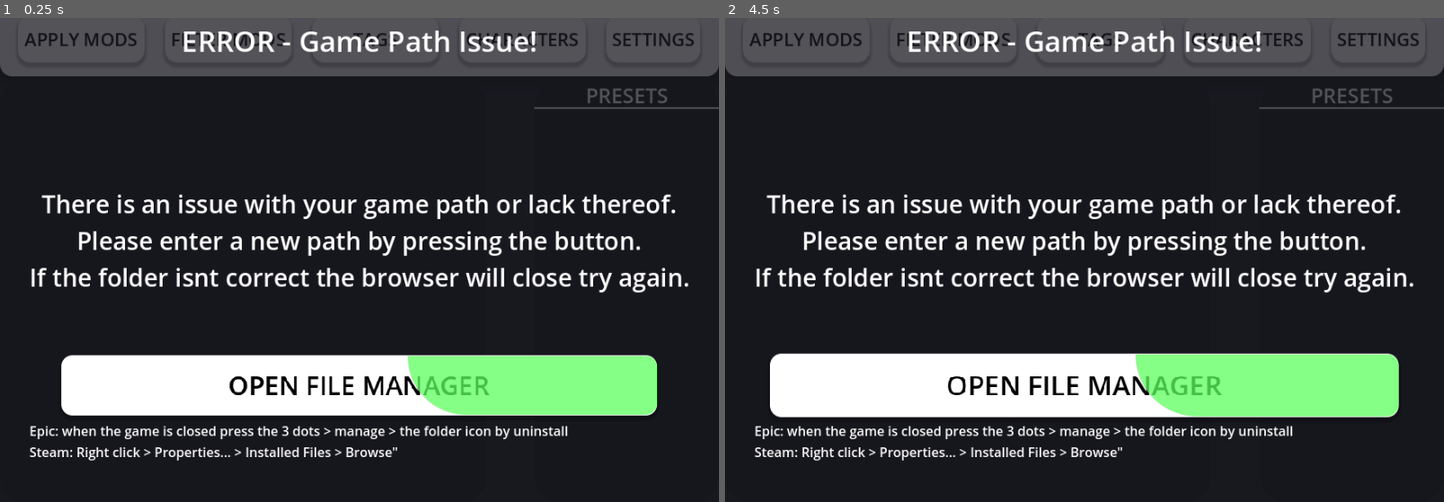
Above: before the commit, frames 1-2 (left to right).
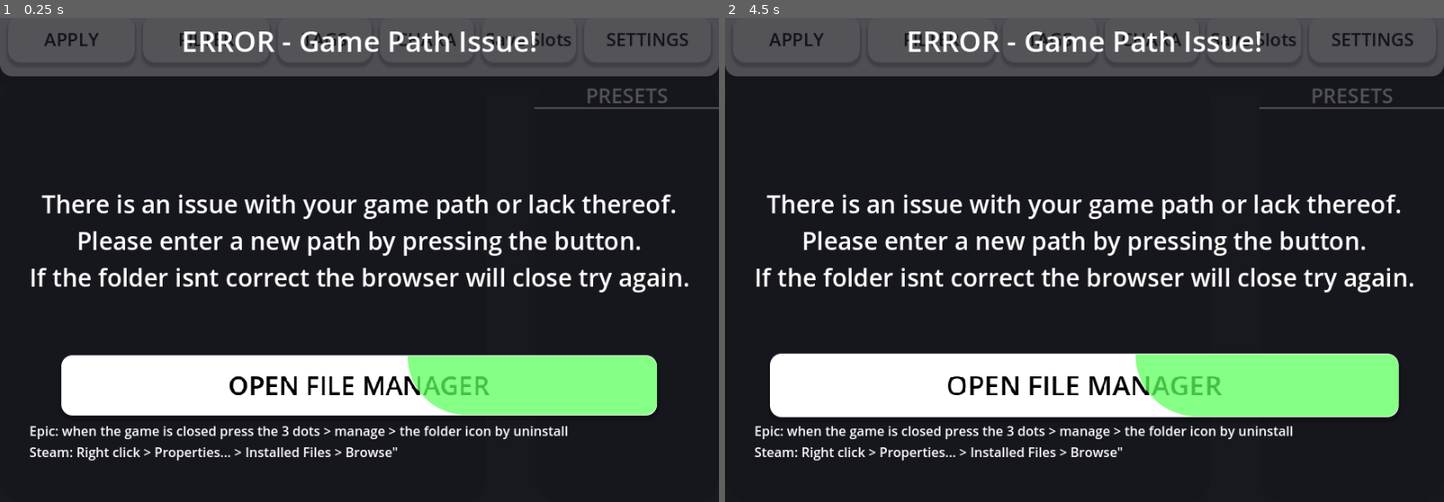
Above: after the commit, the same moments.

Repository: AaaaaaICO/DUMH-Mod-Manager
Game: Godot game, scene res://Scenes/Main_Window/Main_Window.tscn
The game is run twice, just before and just after one commit, with the same random seed, the same clock (stepped at 60 frames per second) and the same inputs.
Inputs (mouse positions are in pixels of both pictures, inside the frame that each line leads up to):
- Up to frame 1 (0.25 s): no input
- Up to frame 2 (4.5 s): click "APPLY MODS" (after the commit: "APPLY") at 0.5 s; click "FILTER MODS" (after the commit: "FILTER") at 1.25 s; click "CHARACTERS" (after the commit: "CHARA") at 2 s; click (1257, 37) at 2.75 s, where only the run after the commit has a clickable "Save Slots"; click "TAGS" at 3.5 s; click "OPEN FILE MANAGER" at 4.25 s

The runs differ from the first frame. In frame 1, 0.8% of the frame differs, in the area x 3-97%, y 3-6%; in frame 2, 0.8%.

Commit message:
1.1.4-beta

Diff:
--- a/Scenes/Main_Window/Main_Window.tscn
+++ b/Scenes/Main_Window/Main_Window.tscn
@@ -335,7 +335,7 @@
 
 [node name="HBoxContainer" type="HBoxContainer" parent="VBC MAIN/PC_Header/MarginContainer"]
 layout_mode = 2
-theme_override_constants/separation = 25
+theme_override_constants/separation = 10
 alignment = 1
 
 [node name="BTN_APPLY_MODS" type="Button" parent="VBC MAIN/PC_Header/MarginContainer/HBoxContainer"]
@@ -354,7 +354,7 @@
 theme_override_styles/hover = ExtResource("2_2qig7")
 theme_override_styles/pressed = ExtResource("3_xmw14")
 theme_override_styles/normal = SubResource("StyleBoxFlat_0bcr5")
-text = "APPLY MODS"
+text = "APPLY"
 
 [node name="BTN_FILTER_MODS" type="Button" parent="VBC MAIN/PC_Header/MarginContainer/HBoxContainer"]
 custom_minimum_size = Vector2(155, 57)
@@ -372,10 +372,10 @@
 theme_override_styles/hover = ExtResource("2_2qig7")
 theme_override_styles/pressed = ExtResource("3_xmw14")
 theme_override_styles/normal = SubResource("StyleBoxFlat_0bcr5")
-text = "FILTER MODS"
+text = "FILTER"
 
 [node name="BTN_TAGS" type="Button" parent="VBC MAIN/PC_Header/MarginContainer/HBoxContainer"]
-custom_minimum_size = Vector2(155, 57)
+custom_minimum_size = Vector2(115, 57)
 layout_mode = 2
 size_flags_vertical = 4
 theme_override_colors/font_disabled_color = Color(0, 0, 0, 1)
@@ -393,7 +393,7 @@
 text = "TAGS"
 
 [node name="BTN_CHARACTERS" type="Button" parent="VBC MAIN/PC_Header/MarginContainer/HBoxContainer"]
-custom_minimum_size = Vector2(155, 57)
+custom_minimum_size = Vector2(115, 57)
 layout_mode = 2
 size_flags_vertical = 4
 theme_override_colors/font_disabled_color = Color(0, 0, 0, 1)
@@ -408,10 +408,29 @@
 theme_override_styles/hover = ExtResource("2_2qig7")
 theme_override_styles/pressed = ExtResource("3_xmw14")
 theme_override_styles/normal = SubResource("StyleBoxFlat_0bcr5")
-text = "CHARACTERS"
+text = "CHARA"
+
+[node name="BTN_SAVE_SLOTS" type="Button" parent="VBC MAIN/PC_Header/MarginContainer/HBoxContainer"]
+unique_name_in_owner = true
+custom_minimum_size = Vector2(115, 57)
+layout_mode = 2
+size_flags_vertical = 4
+theme_override_colors/font_disabled_color = Color(0, 0, 0, 1)
+theme_override_colors/font_hover_pressed_color = Color(0, 0, 0, 1)
+theme_override_colors/font_hover_color = Color(0, 0, 0, 1)
+theme_override_colors/font_pressed_color = Color(0, 0, 0, 1)
+theme_override_colors/font_focus_color = Color(0, 0, 0, 1)
+theme_override_colors/font_color = Color(0, 0, 0, 1)
+theme_override_colors/font_outline_color = Color(0, 0, 0, 1)
+theme_override_font_sizes/font_size = 22
+theme_override_styles/focus = SubResource("StyleBoxEmpty_x2tdy")
+theme_override_styles/hover = ExtResource("2_2qig7")
+theme_override_styles/pressed = ExtResource("3_xmw14")
+theme_override_styles/normal = SubResource("StyleBoxFlat_0bcr5")
+text = "Save Slots"
 
 [node name="BTN_SETTINGS" type="Button" parent="VBC MAIN/PC_Header/MarginContainer/HBoxContainer"]
-custom_minimum_size = Vector2(115, 57)
+custom_minimum_size = Vector2(155, 57)
 layout_mode = 2
 size_flags_vertical = 4
 theme_override_colors/font_disabled_color = Color(0, 0, 0, 1)
@@ -713,7 +732,8 @@
 layout_mode = 2
 horizontal_scroll_mode = 0
 
-[node name="VBoxContainer" type="VBoxContainer" parent="__INPUTBLOCKER__/SAVE_SLOTS_MANAGER/MarginContainer/ScrollContainer"]
+[node name="SAVE_SLOTS_MANAGER_VBOX" type="VBoxContainer" parent="__INPUTBLOCKER__/SAVE_SLOTS_MANAGER/MarginContainer/ScrollContainer"]
+unique_name_in_owner = true
 layout_mode = 2
 size_flags_horizontal = 3
 size_flags_vertical = 3
--- a/Scenes/Main_Window/Main_Window_Controller.gd
+++ b/Scenes/Main_Window/Main_Window_Controller.gd
@@ -53,6 +53,7 @@
 
 @onready var TE_IMPORT = get_node("SETTINGS/MarginContainer/Panel/VBoxContainer/MarginContainer/VBoxContainer/Panel/TextEdit")
 
+@onready var SAVE_SLOTS_MAKER_PREFAB = "res://Scenes/PREFABS/SAVE_SLOT_MAKER.tscn"
 
 var INPUTBLOCKER_OPEN_TOGGLE = false
 
@@ -89,6 +90,8 @@
 	%BTN_RESET_FILTERS.pressed.connect(BTN_RESET_FILTERS_PRESSED.bind())
 
 	BTN_APPLY.pressed.connect(BTN_APPLY_PRESSED.bind())
+	%BTN_SAVE_SLOTS.pressed.connect(BTN_SAVE_SLOTS_PRESSED.bind())
+	%SAVE_SLOTS_MANAGER.confirmed.connect(SAVE_SLOTS_CLOSED.bind())
 
 	BTN_SETTINGS.pressed.connect(BTN_SETTINGS_PRESSED.bind())
 	BTN_SETTINGS_RETURN.pressed.connect(BTN_SETTINGS_RETURN_PRESSED.bind())
@@ -96,9 +99,17 @@
 	BTN_SETTINGS_CLONE_DUMP.pressed.connect(BTN_SETTINGS_CLONE_DUMP_PRESSED.bind())
 	BTN_SETTINGS_HARD_RESET.pressed.connect(BTN_SETTINGS_HARD_RESET_PRESSED.bind())
 
+	await Global.LOAD_SAVE()
+
+
+	if(!Global.SAVE_DATA["SAVE_SLOTS"].is_empty()):
+		if(!len(Global.SAVE_DATA["SAVE_SLOTS"]) == 1):
+			var SAVE_SLOTS_MAKER = load(SAVE_SLOTS_MAKER_PREFAB).instantiate()
+			%SAVE_SLOTS_MANAGER_VBOX.add_child(SAVE_SLOTS_MAKER)
+			%SAVE_SLOTS_MANAGER.show()
+			%__INPUTBLOCKER__.show()
 	Start()
 func Start():
-	await Global.LOAD_SAVE()
 	await CHECK_SAVED_GAME_PATH_MANAGER()
 	await CHECK_MODS_PATH_EXISTS()
 	await CHECK_MODS_PATH_QUALITY()
@@ -245,7 +256,7 @@
 	var FILES_IN_PATH = DA.get_files()
 	print("FOUND ", FILES_IN_PATH)
 	for FILE in FILES_IN_PATH:
-		if(!FILE == "CONFIG.json" and !FILE == "README.txt"):
+		if(!FILE == "CONFIG.json" and !FILE == "README.txt" and !FILE == "place mods here.txt"):
 			print("Searching File : " + FILE)
 			if(FILE.contains(".pak")):
 				if(DA.file_exists(FILE.left(FILE.length() - 4) + ".sig")):
@@ -651,3 +662,17 @@
 				DirAccess.copy_absolute(ITEM + "/" + FILE, Global.SAVE_DATA["USER_MODS_FOLDER_PATH"] + "/" + FILE)
 			if(FILE.contains(".sig")):
 				DirAccess.copy_absolute(ITEM + "/" + FILE, Global.SAVE_DATA["USER_MODS_FOLDER_PATH"] + "/" + FILE)
+
+
+func BTN_SAVE_SLOTS_PRESSED():
+	var SAVE_SLOTS_MAKER = load(SAVE_SLOTS_MAKER_PREFAB).instantiate()
+	%SAVE_SLOTS_MANAGER_VBOX.add_child(SAVE_SLOTS_MAKER)
+	%SAVE_SLOTS_MANAGER.show()
+	%__INPUTBLOCKER__.show()
+
+
+func SAVE_SLOTS_CLOSED():
+	%SAVE_SLOTS_MANAGER.hide()
+	%__INPUTBLOCKER__.hide()
+	for CHILD in %SAVE_SLOTS_MANAGER_VBOX.get_children():
+		CHILD.queue_free()
--- a/Scenes/PREFABS/SAVE_SLOT_MAKER.tscn
+++ b/Scenes/PREFABS/SAVE_SLOT_MAKER.tscn
@@ -1,6 +1,7 @@
-[gd_scene load_steps=5 format=3 uid="uid://2wcm4figlxq"]
+[gd_scene load_steps=6 format=3 uid="uid://2wcm4figlxq"]
 
 [ext_resource type="StyleBox" uid="uid://du8causkg2mk2" path="res://Styleboxs/Button/SimpleWhite_Button_Hover.tres" id="1_bvwo7"]
+[ext_resource type="Script" path="res://Scripts/SAVE_SLOT_MAKER.gd" id="1_egg6k"]
 [ext_resource type="StyleBox" uid="uid://cqbj7m0rmflqx" path="res://Styleboxs/Button/SimpleWhite_Button_Pressed.tres" id="2_g3p2j"]
 [ext_resource type="StyleBox" uid="uid://budh1h4oai42v" path="res://Styleboxs/Button/SimpleWhite_Button.tres" id="3_5170a"]
 
@@ -15,10 +16,11 @@
 shadow_offset = Vector2(0, 4)
 
 [node name="Panel" type="Panel"]
-custom_minimum_size = Vector2(394, 269)
+custom_minimum_size = Vector2(394, 100)
 offset_right = 394.0
-offset_bottom = 269.0
+offset_bottom = 100.0
 theme_override_styles/panel = SubResource("StyleBoxFlat_en8bx")
+script = ExtResource("1_egg6k")
 
 [node name="VBoxContainer" type="VBoxContainer" parent="."]
 layout_mode = 1
@@ -35,6 +37,7 @@
 horizontal_alignment = 1
 
 [node name="MarginContainer3" type="MarginContainer" parent="VBoxContainer"]
+visible = false
 custom_minimum_size = Vector2(0, 55)
 layout_mode = 2
 size_flags_horizontal = 3
@@ -48,12 +51,14 @@
 layout_mode = 2
 size_flags_vertical = 3
 
-[node name="TextEdit" type="TextEdit" parent="VBoxContainer/MarginContainer3/HBoxContainer"]
+[node name="TE_SSN" type="TextEdit" parent="VBoxContainer/MarginContainer3/HBoxContainer"]
+unique_name_in_owner = true
 layout_mode = 2
 size_flags_horizontal = 3
 placeholder_text = "Save slot name"
 
 [node name="MarginContainer" type="MarginContainer" parent="VBoxContainer"]
+visible = false
 custom_minimum_size = Vector2(0, 55)
 layout_mode = 2
 size_flags_horizontal = 3
@@ -67,12 +72,14 @@
 layout_mode = 2
 size_flags_vertical = 3
 
-[node name="TextEdit" type="TextEdit" parent="VBoxContainer/MarginContainer/HBoxContainer"]
+[node name="TE_GP" type="TextEdit" parent="VBoxContainer/MarginContainer/HBoxContainer"]
+unique_name_in_owner = true
 layout_mode = 2
 size_flags_horizontal = 3
 placeholder_text = "Game path"
 
 [node name="MarginContainer2" type="MarginContainer" parent="VBoxContainer"]
+visible = false
 custom_minimum_size = Vector2(0, 55)
 layout_mode = 2
 size_flags_horizontal = 3
@@ -86,7 +93,8 @@
 layout_mode = 2
 size_flags_vertical = 3
 
-[node name="TextEdit" type="TextEdit" parent="VBoxContainer/MarginContainer2/HBoxContainer"]
+[node name="TE_MP" type="TextEdit" parent="VBoxContainer/MarginContainer2/HBoxContainer"]
+unique_name_in_owner = true
 layout_mode = 2
 size_flags_horizontal = 3
 placeholder_text = "Mods path"
--- a/Scenes/PREFABS/SAVE_SLOT_PICKER.tscn
+++ b/Scenes/PREFABS/SAVE_SLOT_PICKER.tscn
@@ -1,5 +1,6 @@
-[gd_scene load_steps=5 format=3 uid="uid://dcvu6voiuodft"]
+[gd_scene load_steps=6 format=3 uid="uid://dcvu6voiuodft"]
 
+[ext_resource type="Script" path="res://Scripts/SAVE_SLOT_PREFAB.gd" id="1_2xh55"]
 [ext_resource type="StyleBox" uid="uid://budh1h4oai42v" path="res://Styleboxs/Button/SimpleWhite_Button.tres" id="1_52cgk"]
 [ext_resource type="StyleBox" uid="uid://cqbj7m0rmflqx" path="res://Styleboxs/Button/SimpleWhite_Button_Pressed.tres" id="2_eon8i"]
 
@@ -21,6 +22,7 @@
 offset_bottom = 95.0
 scale = Vector2(1.00455, 1)
 theme_override_styles/panel = SubResource("StyleBoxFlat_en8bx")
+script = ExtResource("1_2xh55")
 
 [node name="VBoxContainer" type="VBoxContainer" parent="."]
 layout_mode = 1
@@ -31,6 +33,7 @@
 grow_vertical = 2
 
 [node name="LBL_Title" type="Label" parent="VBoxContainer"]
+unique_name_in_owner = true
 layout_mode = 2
 theme_override_font_sizes/font_size = 25
 text = "SAVE SLOT NAME"
@@ -52,12 +55,15 @@
 size_flags_vertical = 3
 
 [node name="TextEdit" type="TextEdit" parent="VBoxContainer/MarginContainer/VBoxContainer/HBoxContainer"]
+unique_name_in_owner = true
+visible = false
 layout_mode = 2
 size_flags_horizontal = 3
 theme_override_font_sizes/font_size = 25
 placeholder_text = "Slot name"
 
 [node name="BTN_OPEN" type="Button" parent="VBoxContainer/MarginContainer/VBoxContainer/HBoxContainer"]
+unique_name_in_owner = true
 custom_minimum_size = Vector2(85, 0)
 layout_mode = 2
 size_flags_horizontal = 8
@@ -75,9 +81,10 @@
 text = "OPEN"
 
 [node name="BTN_DELETE" type="Button" parent="VBoxContainer/MarginContainer/VBoxContainer/HBoxContainer"]
+unique_name_in_owner = true
 custom_minimum_size = Vector2(85, 0)
 layout_mode = 2
-size_flags_horizontal = 8
+size_flags_horizontal = 10
 theme_override_colors/font_disabled_color = Color(1, 0, 0, 1)
 theme_override_colors/font_hover_pressed_color = Color(1, 0, 0, 1)
 theme_override_colors/font_hover_color = Color(1, 0, 0, 1)
@@ -92,5 +99,3 @@
 text = "Delete"
 
 [connection signal="tree_exiting" from="." to="." method="ON_EXIT"]
-[connection signal="pressed" from="VBoxContainer/MarginContainer/VBoxContainer/HBoxContainer/BTN_OPEN" to="." method="BTN_DELETE_PRESSED"]
-[connection signal="pressed" from="VBoxContainer/MarginContainer/VBoxContainer/HBoxContainer/BTN_DELETE" to="." method="BTN_DELETE_PRESSED"]
--- a/Scripts/Global.gd
+++ b/Scripts/Global.gd
@@ -37,6 +37,24 @@
 
 func SAVE_SAVE():
 	print("SAVING")
+	var HAS = false
+	for SLOT in SAVE_DATA["SAVE_SLOTS"]:
+		if(SLOT["SLOT_GAME_PATH"] != ""):
+			if(SLOT["SLOT_GAME_PATH"] == SAVE_DATA["GAME_PATH"] and SLOT["SLOT_MODS_FOLDER_PATH"] == SAVE_DATA["USER_MODS_FOLDER_PATH"]):
+				HAS = true
+	if(!HAS):
+		print("Creating save slot")
+		var NEW_SAVE_SLOT = {
+			"SLOT_NAME": "",
+			"SLOT_GAME_PATH": "",
+			"SLOT_MODS_FOLDER_PATH": "",
+		}
+		NEW_SAVE_SLOT["SLOT_NAME"] = SAVE_DATA["GAME_PATH"].get_file()
+		print(NEW_SAVE_SLOT)
+		NEW_SAVE_SLOT["SLOT_GAME_PATH"] = SAVE_DATA["GAME_PATH"]
+		NEW_SAVE_SLOT["SLOT_MODS_FOLDER_PATH"] = SAVE_DATA["USER_MODS_FOLDER_PATH"]
+		SAVE_DATA["SAVE_SLOTS"].append(NEW_SAVE_SLOT)
+		print(SAVE_DATA["SAVE_SLOTS"])
 	var config = ConfigFile.new()
 	var configFile = config.load(SAVE_LOCATION)
 	config.set_value("USER", "SAVE_DATA", SAVE_DATA)
@@ -48,7 +66,8 @@
 		"GAME_PATH" : "",
 		"USER_MODS_FOLDER_PATH": "",
 		"USER_MODS_PRESETS" : [],
-		"NEXT_INDEX_SLOT": 0
+		"NEXT_INDEX_SLOT": 0,
+		"SAVE_SLOTS": []
 	}
 	var config = ConfigFile.new()
 	var configFile = config.load(SAVE_LOCATION)
--- /dev/null
+++ b/Scripts/SAVE_SLOT_MAKER.gd
@@ -0,0 +1,44 @@
+extends Panel
+
+@onready var SAVE_SLOT_PICKER = "res://Scenes/PREFABS/SAVE_SLOT_PICKER.tscn"
+
+var SAVE_SLOT_TEMPLATE = {
+	"SLOT_NAME": "",
+	"SLOT_GAME_PATH": "",
+	"SLOT_MODS_FOLDER_PATH": "",
+}
+
+func _ready() -> void:
+	%BTN_ADD.pressed.connect(CREATE_NEW_SLOT)
+	for SLOT in Global.SAVE_DATA["SAVE_SLOTS"]:
+		CREATE_SLOT_PICKER(SLOT)
+func CREATE_NEW_SLOT_OLD():
+	var SAVE_SLOT = SAVE_SLOT_TEMPLATE
+	if(%TE_SSN.text != "" and %TE_GP.text != "" and %TE_MP.text != ""):
+		var EXISTS = false
+		for SLOT in Global.SAVE_DATA["SAVE_SLOTS"]:
+			var SLOTNAME = SLOT["SLOT_NAME"]
+			if(SLOTNAME == %TE_SSN.text):
+				EXISTS = true
+		if(!EXISTS):
+			SAVE_SLOT["SLOT_NAME"] = %TE_SSN.text
+			SAVE_SLOT["SLOT_GAME_PATH"] = %TE_GP.text
+			SAVE_SLOT["SLOT_MODS_FOLDER_PATH"] = %TE_MP.text
+			Global.SAVE_DATA["SAVE_SLOTS"].append(SAVE_SLOT)
+			print("Save slot created")
+		else:
+			print("Save slot needs a unique name")
+	else:
+		print("Save slot needs a name")
+
+func CREATE_NEW_SLOT():
+	Global.SAVE_DATA["GAME_PATH"] = ""
+	Global.SAVE_DATA["USER_MODS_FOLDER_PATH"] = ""
+	Global.SAVE_DATA["NEXT_INDEX_SLOT"] = 0
+	get_tree().get_root().get_node("MASTER").SAVE_SLOTS_CLOSED()
+	get_tree().get_root().get_node("MASTER").Start()
+
+func CREATE_SLOT_PICKER(DATA):
+	var PICKER = load(SAVE_SLOT_PICKER).instantiate()
+	PICKER.DATA = DATA
+	get_parent().add_child(PICKER)
--- /dev/null
+++ b/Scripts/SAVE_SLOT_PREFAB.gd
@@ -0,0 +1,30 @@
+extends Panel
+
+
+
+var DATA
+# Called when the node enters the scene tree for the first time.
+func _ready() -> void:
+
+	%BTN_OPEN.pressed.connect(BTN_OPEN_PRESSED.bind())
+	%BTN_DELETE.pressed.connect(BTN_DELETE_PRESSED.bind())
+
+
+
+	%LBL_Title.text = DATA["SLOT_NAME"]
+	%TextEdit.placeholder_text = DATA["SLOT_NAME"]
+
+
+func BTN_OPEN_PRESSED():
+	if(DATA):
+		Global.SAVE_DATA["GAME_PATH"] = DATA["SLOT_GAME_PATH"]
+		Global.SAVE_DATA["USER_MODS_FOLDER_PATH"] = DATA["SLOT_MODS_FOLDER_PATH"]
+		Global.SAVE_DATA["NEXT_INDEX_SLOT"] = 0
+		get_tree().get_root().get_node("MASTER").SAVE_SLOTS_CLOSED()
+		get_tree().get_root().get_node("MASTER").Start()
+func BTN_DELETE_PRESSED():
+	get_tree().get_root().get_node("MASTER").SAVE_SLOTS_CLOSED()
+	get_tree().get_root().get_node("MASTER").Start()
+	for SLOT in Global.SAVE_DATA["SAVE_SLOTS"]:
+		if(SLOT == DATA):
+			Global.SAVE_DATA["SAVE_SLOTS"].erase(SLOT)
--- a/project.godot
+++ b/project.godot
@@ -14,7 +14,7 @@
 config/description="DUMH a mod helper for DNF Duel and Guilty gear -strive- this can probability be used for "
 run/main_scene="res://Scenes/Main_Window/Main_Window.tscn"
 config/features=PackedStringArray("4.3", "GL Compatibility")
-run/max_fps=30
+run/max_fps=90
 boot_splash/image="res://EXTRAS/IMAGES/DUMHLOGO.png"
 config/icon="res://EXTRAS/IMAGES/DUMHLOGO.png"
 
Not shown, changed: EXTRAS/EXPORTS/Linux/DUMH (Mod Helper).x86_64
Not shown, changed: EXTRAS/EXPORTS/Linux/Linux.rar
Not shown, changed: EXTRAS/EXPORTS/Windows/DUMH (Mod Helper).console.exe
Not shown, changed: EXTRAS/EXPORTS/Windows/DUMH (Mod Helper).exe
Not shown, changed: EXTRAS/EXPORTS/Windows/Windows.rar
Not shown, added: Scenes/PREFABS/SAV635A.tmp
Not shown, added: Scenes/PREFABS/SAVB0C5.tmp
Not shown, added: Scenes/PREFABS/SAVF3D8.tmp
